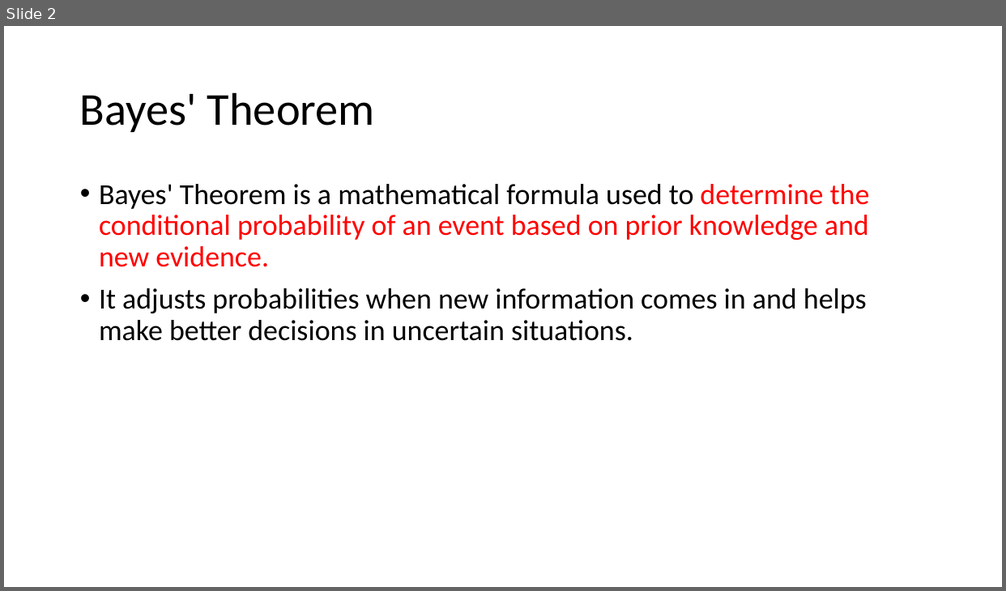
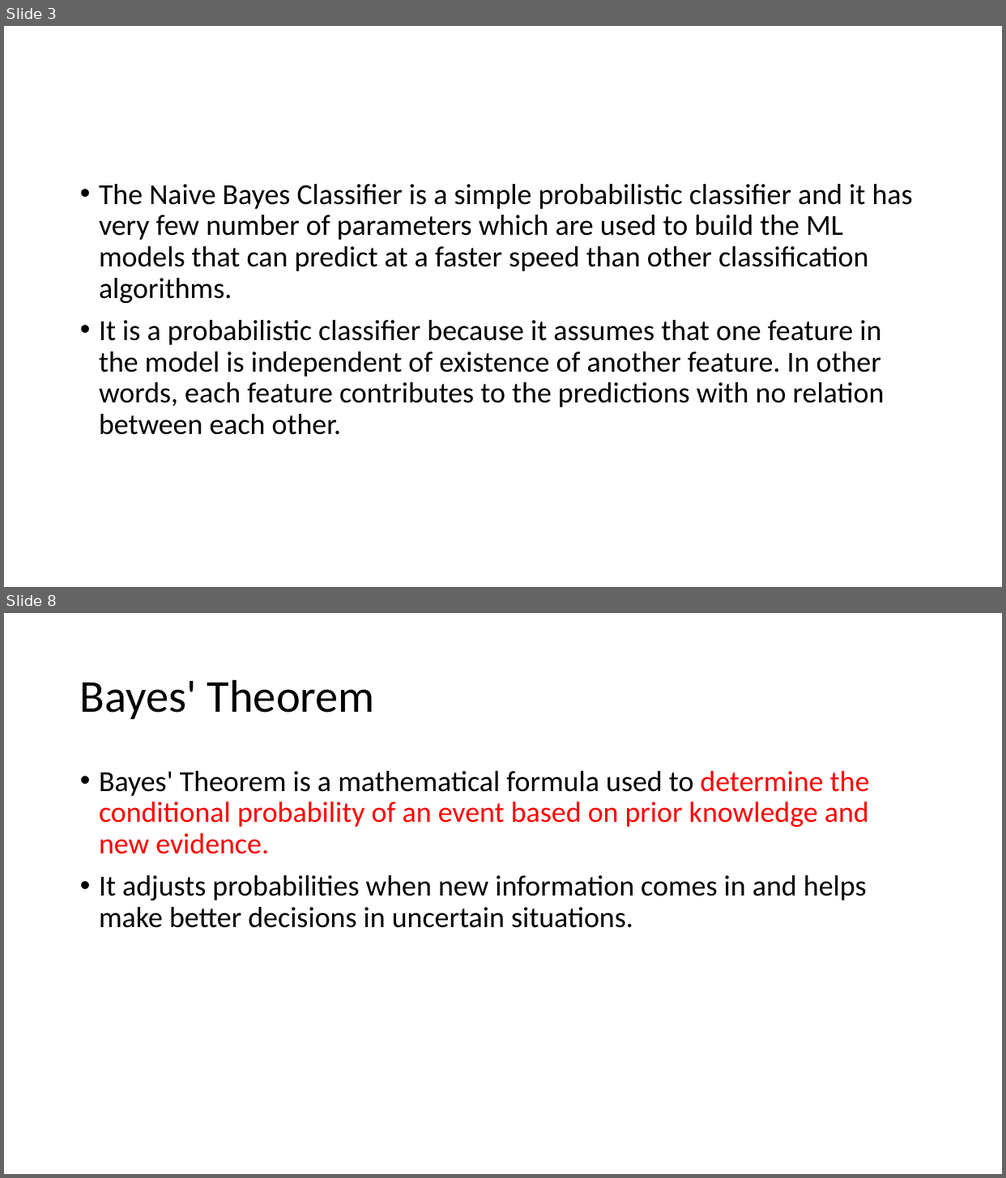
Before and after one commit to devipriyak/24Batch-DMDW, a slide deck: nb.pptx. Shown one above the other, each under a label of ours: slide 2 before the commit, slides 3 and 8 after it; the slides between them are not shown. The pictures are 1006x591 and 1006x1178 pixels, drawn with LibreOffice and Linux fonts; fonts in the diff are those of the drawing. Boxes give left, top, right and bottom in pixels: in the first picture for what was removed or moved away, otherwise in the second. Text is boxed around its words. In the diff, an @@ line names an element or a change of style, - is before the commit and + after.

```diff
--- a/nb.pptx
+++ b/nb.pptx
@@ slide 3 added at <box>4,26,1002,587</box>, background #FFFFFF @@
@@ text added at <box>99,184,913,435</box>, 28 pt, text #000000 @@
+• The Naive Bayes Classifier is a simple probabilistic classifier and it has very few number of parameters which are used to build the ML models that can predict at a faster speed than other classification algorithms.
+• It is a probabilistic classifier because it assumes that one feature in the model is independent of existence of another feature. In other words, each feature contributes to the predictions with no relation between each other.
@@ what was slide 2 is now slide 8 @@
```
Also in this commit, not shown: 1 slide changed, 5 other slides added.
